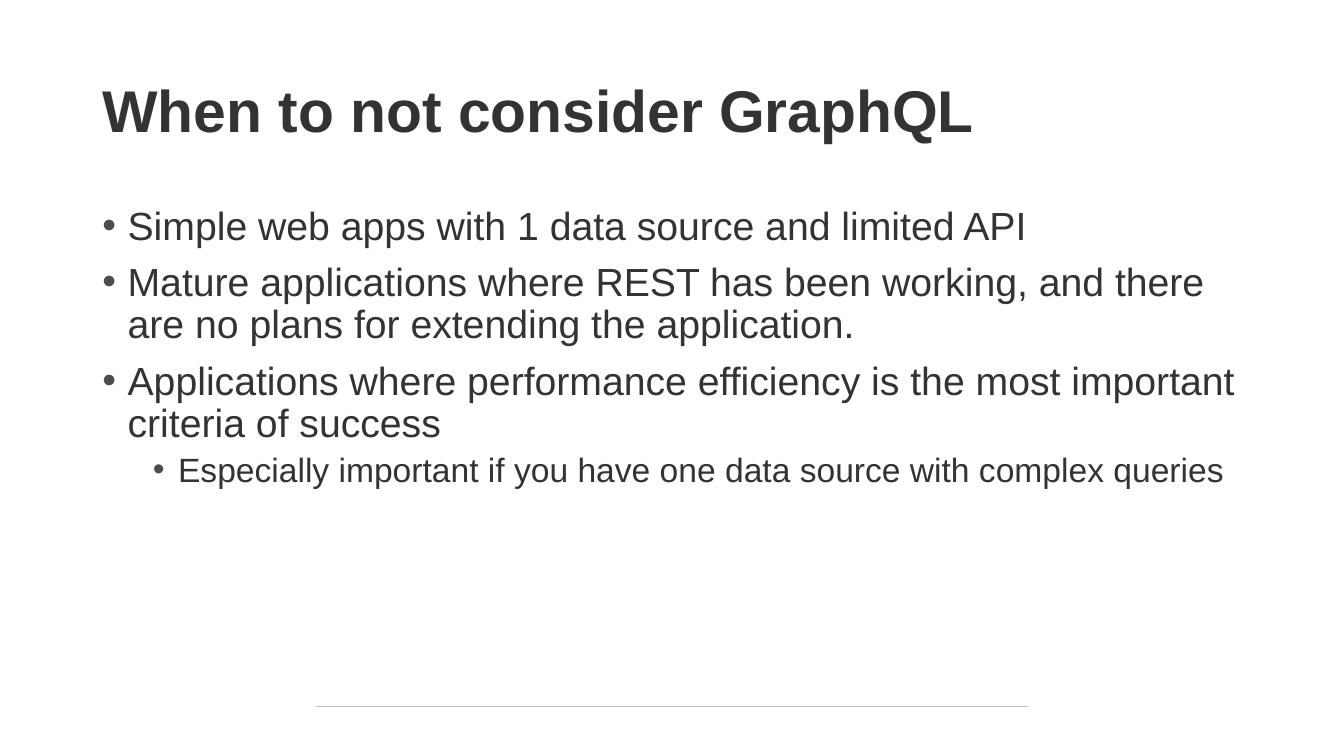
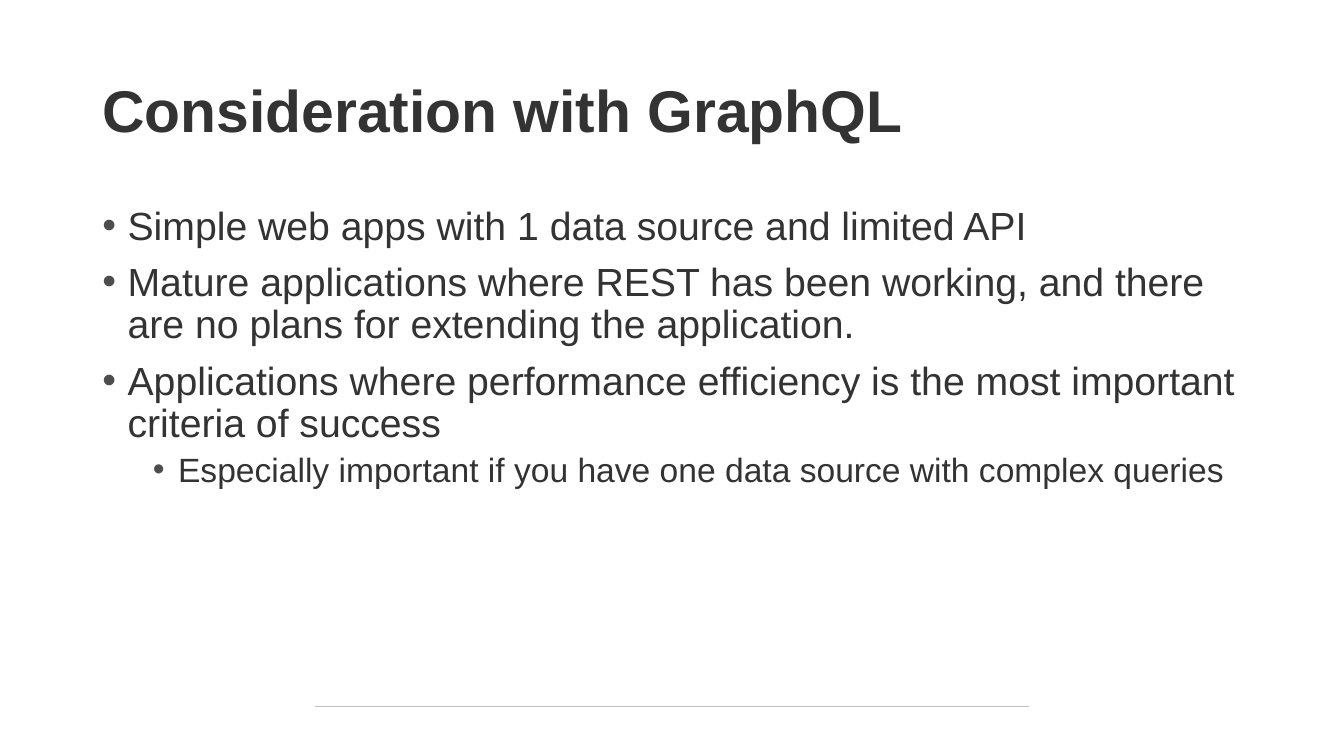
Before and after one commit to NPDSoftwareDev/graphql-presentation, a slide deck: slide 31 of graphql Introduction.pptx (slide 27 before the commit). Drawn at 1344x756 pixels with LibreOffice and Linux fonts; fonts in the diff are those of the drawing. Boxes give left, top, right and bottom in pixels: in the first picture for what was removed or moved away, otherwise in the second. Text is boxed around its words. In the diff, an @@ line names an element or a change of style, - is before the commit and + after.

```diff
--- a/graphql Introduction.pptx
+++ b/graphql Introduction.pptx
@@ title at (102, 89, 902, 143): text changed @@
-When to not consider GraphQL
+Consideration with GraphQL
```
Also in this commit, not shown: 3 other slides changed, 3 other files.
